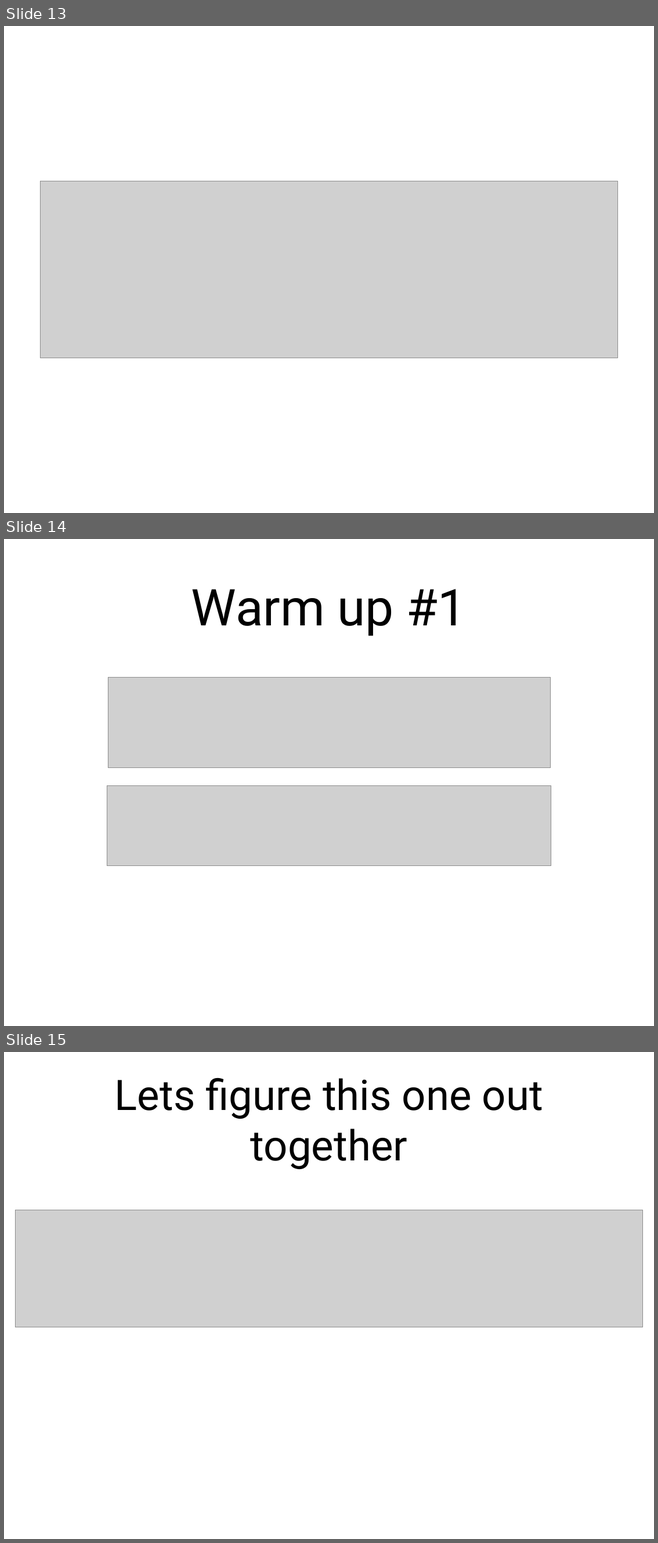
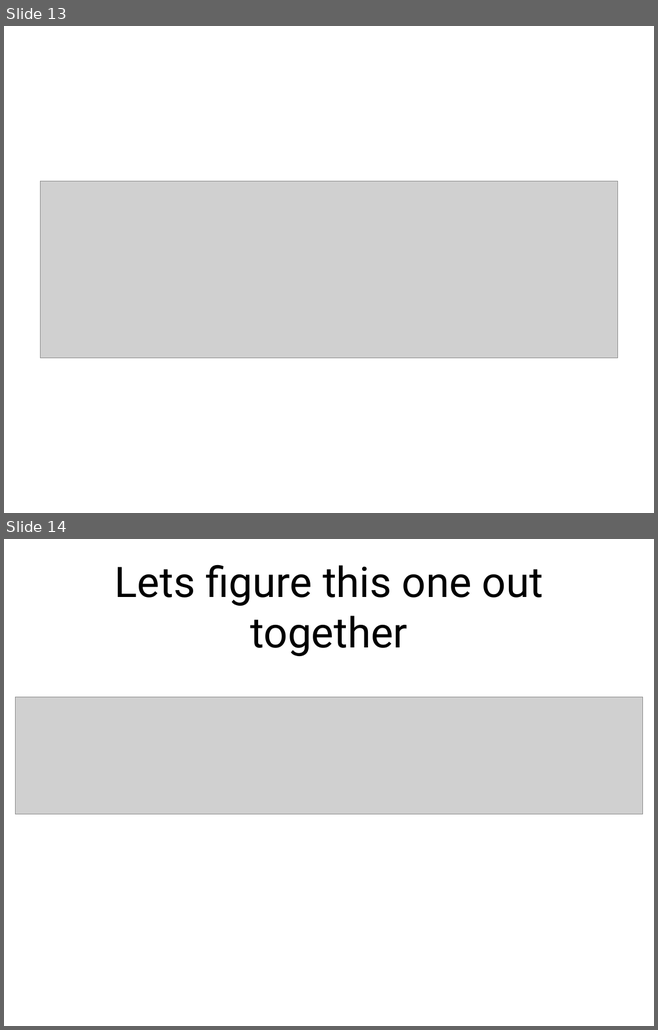
Before and after one commit to sec-princess/CTF-101, a slide deck: CTF-101 H4ck3r k1d3rgart3n.pptx. Shown one above the other, each under a label of ours: slides 13, 14 and 15 before the commit, slides 13 and 14 after it. The pictures are 658x1543 and 658x1030 pixels, drawn with LibreOffice and Linux fonts; fonts in the diff are those of the drawing; grey boxes stand for pictures. Boxes give left, top, right and bottom in pixels: in the first picture for what was removed or moved away, otherwise in the second. Text is boxed around its words. In the diff, an @@ line names an element or a change of style, - is before the commit and + after.

```diff
--- a/CTF-101 H4ck3r k1d3rgart3n.pptx
+++ b/CTF-101 H4ck3r k1d3rgart3n.pptx
@@ slide 14 removed at bbox=[4, 539, 654, 1026], background #FFFFFF @@
@@ title removed at bbox=[191, 589, 466, 636] @@
-Warm up #1
@@ picture removed at bbox=[108, 678, 550, 768] @@
@@ picture removed at bbox=[107, 785, 551, 866] @@
@@ what was slide 15 is now slide 14 @@
```
Also in this commit, not shown: 1 slide changed, 1 other file.
